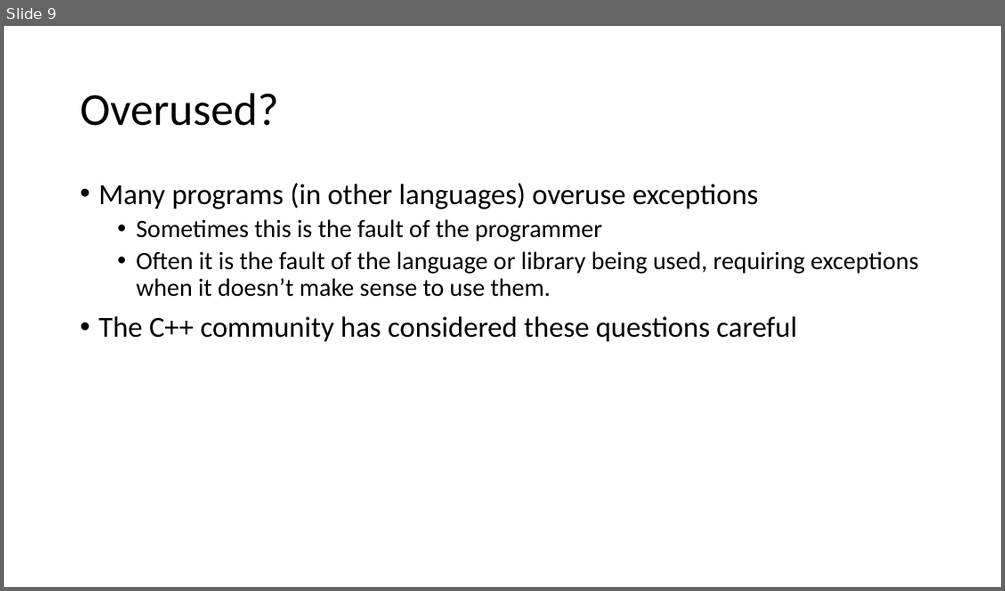
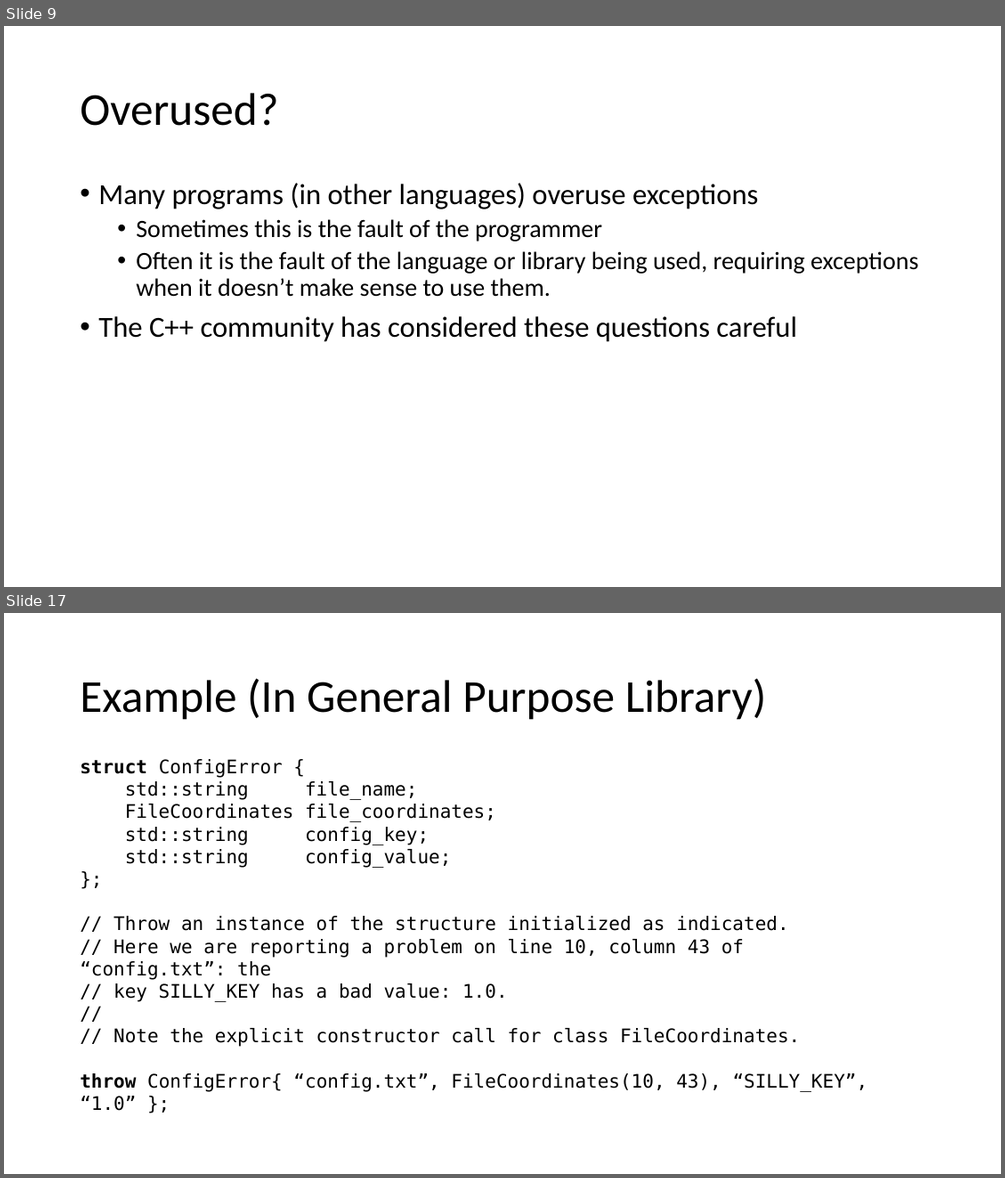
Before and after one commit to pchapin/cpp, a slide deck: Presentations/Exceptions.pptx. Shown one above the other, each under a label of ours: slide 9 before the commit, slides 9 and 17 after it; the slides between them are not shown. The pictures are 1005x591 and 1005x1178 pixels, drawn with LibreOffice and Linux fonts; fonts in the diff are those of the drawing. Boxes give left, top, right and bottom in pixels: in the first picture for what was removed or moved away, otherwise in the second. Text is boxed around its words. In the diff, an @@ line names an element or a change of style, - is before the commit and + after.

```diff
--- a/Presentations/Exceptions.pptx
+++ b/Presentations/Exceptions.pptx
@@ slide 17 added at [4, 613, 1001, 1174], background #FFFFFF @@
@@ title added at [80, 678, 767, 720], 44 pt, text #000000 @@
+Example (In General Purpose Library)
@@ text added at [80, 759, 868, 1111], 18 pt, text #000000 @@
+struct ConfigError {
+std::string file_name;
+FileCoordinates file_coordinates;
+std::string config_key;
+std::string config_value;
+};
+// Throw an instance of the structure initialized as indicated.
+// Here we are reporting a problem on line 10, column 43 of “config.txt”: the
+// key SILLY_KEY has a bad value: 1.0.
+//
+// Note the explicit constructor call for class FileCoordinates.
+throw ConfigError{ “config.txt”, FileCoordinates(10, 43), “SILLY_KEY”, “1.0” };
```
Also in this commit, not shown: 1 slide changed, 16 other slides added.
